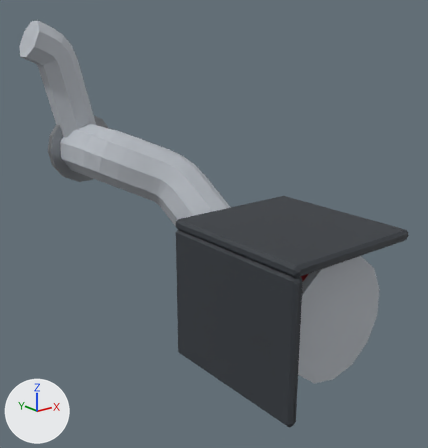
Renders of the glTF model assets/parts/intake/airflow/airflow_89_cold_air/hana_roadster.glb from each side of a commit.
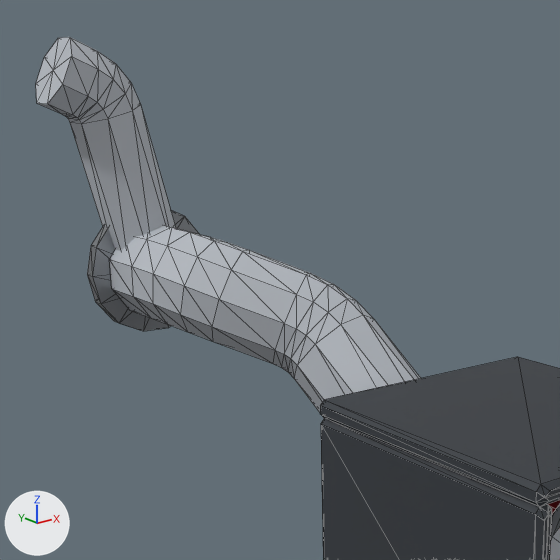
Each version is shown whole from a 50 mm camera at (-0.381, -0.938, 0.001) aimed at (0.154, -0.269, -0.267), then close up on the part from 0% to 72% of the width and 0% to 69% of the height. Every picture has the same lights, and +X, +Y and +Z are marked at lower left. The first two pictures are the older version. The close-ups show mesh edges as thin lines. Where no turn or scale is listed for an object, it has been applied to the vertices. Vertices at exactly the same position are counted once.

In view in the first close-up: 'model'.
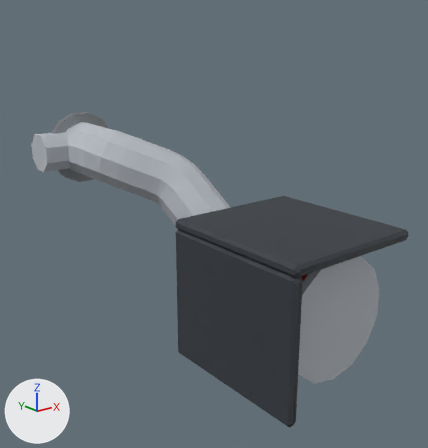
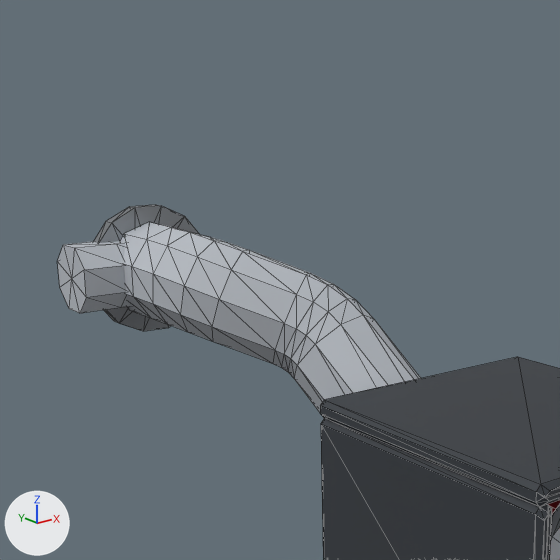
The newer file is also turned or shifted as a whole; pictures and numbers use the older file's frame.

Boxes [x1, y1, x2, y2] around the edits, measured in the close-ups (560 x 560 px):
'model', reshaped
    before: [36, 37, 560, 560]
    after: [57, 205, 560, 560]
part 1 of me_model, cut back
    before: [36, 37, 176, 251]
    after: [57, 241, 130, 313]

Edits to the bpy script that builds the scene:
```text
Change me_model:
    used by ob_model
    remove me_model.from_pydata(...)  # 388 vertices, 760 faces; spans x -0.156..0.156, y -0.27..0.27, z -0.243..0.243
    add me_model.from_pydata(...)  # 364 vertices, 712 faces; spans x -0.144..0.156, y -0.27..0.27, z -0.243..0.095
    me_model part 1
    49 vertices are removed from x -0.156..-0.035, y 0.211..0.27, z 0.029..0.243
    96 faces are deleted
    9 vertices are added at x -0.144, y 0.211..0.27, z 0.007..0.066
    8 new vertices lie (0.04, 0.0, 0.0) away from vertices in x -0.144, y 0.211..0.27, z 0.007..0.066
    8 new vertices lie (0.04, 0.0, 0.0) away from vertices in x -0.104, y 0.211..0.27, z 0.007..0.066
    48 new faces join them, mat_car_atlas (picture img_car_atlas)
```
